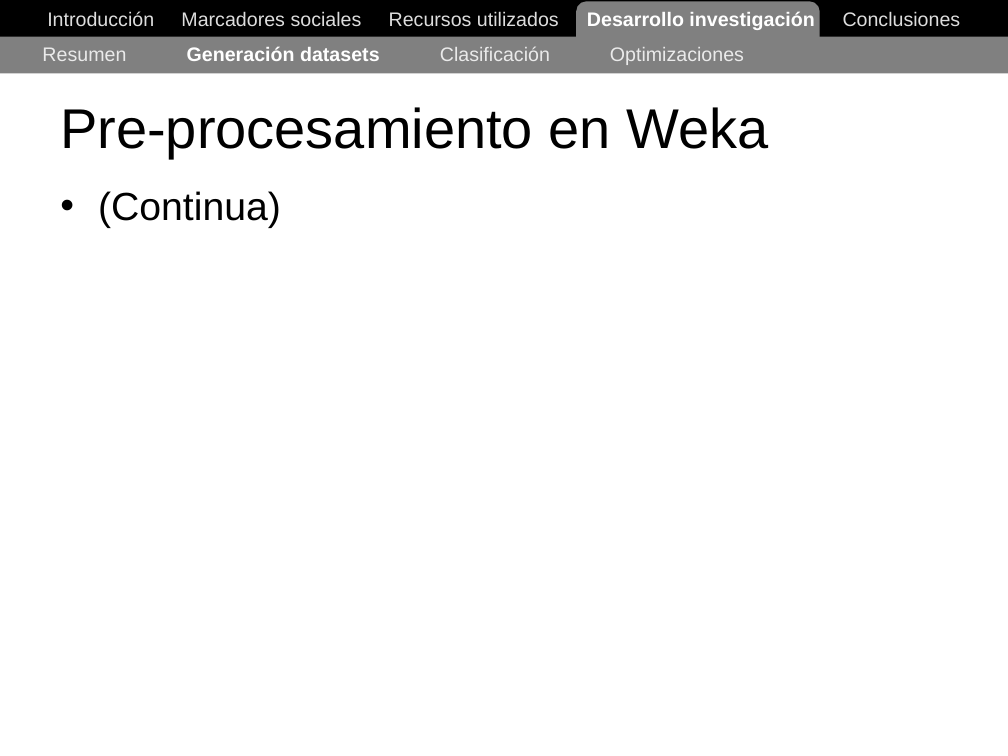
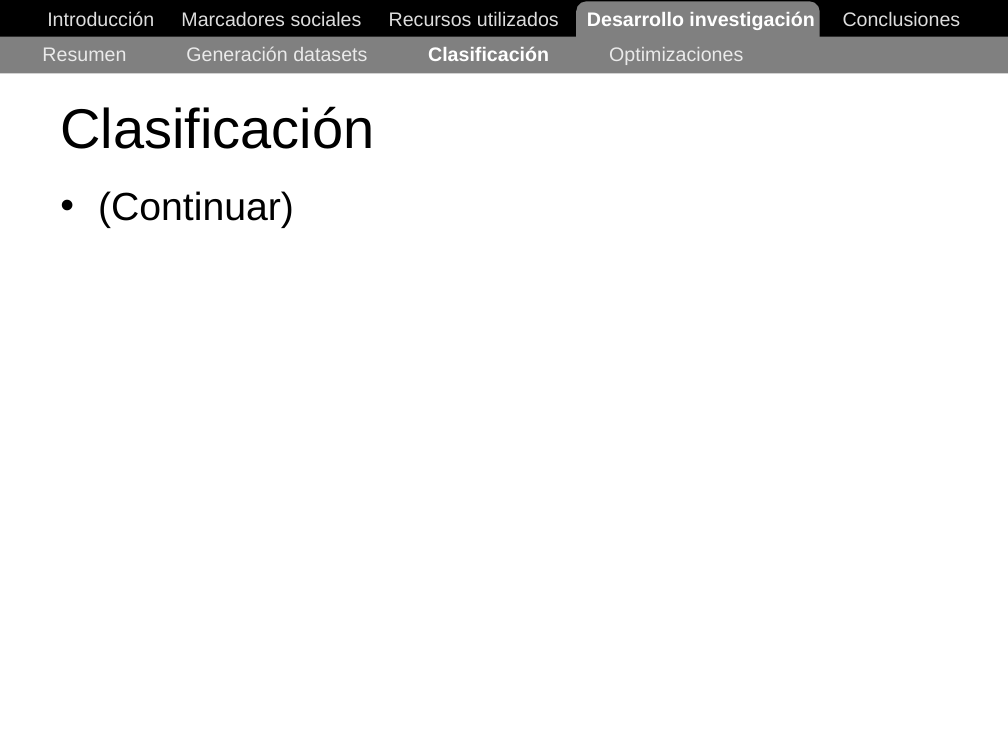
Before and after one commit to ak907kenai/nicotournetesis, a slide deck: slide 41 of docs_trunk/Nicolás Tourné - Presentación Tesis (v1).ppt (slide 38 before the commit). Drawn at 1008x756 pixels with LibreOffice and Linux fonts; fonts in the diff are those of the drawing. Boxes give left, top, right and bottom in pixels: in the first picture for what was removed or moved away, otherwise in the second. Text is boxed around its words. In the diff, an @@ line names an element or a change of style, - is before the commit and + after.

```diff
--- a/docs_trunk/Nicolás Tourné - Presentación Tesis (v1).ppt
+++ b/docs_trunk/Nicolás Tourné - Presentación Tesis (v1).ppt
@@ text "Resumen Generación datasets Clasificación Optimizaciones" at (42, 46, 743, 65): text colour #FFFFFF to #EAEAEA, bold off in "Generación datasets"; text colour #EAEAEA to #FFFFFF, bold on in "Clasificación" @@
@@ title at (60, 106, 374, 149): text changed @@
-Pre-procesamiento en Weka
+Clasificación
@@ text at (98, 191, 294, 228): text changed @@
-• (Continua)
+• (Continuar)
```
Also in this commit, not shown: 4 slides added.
